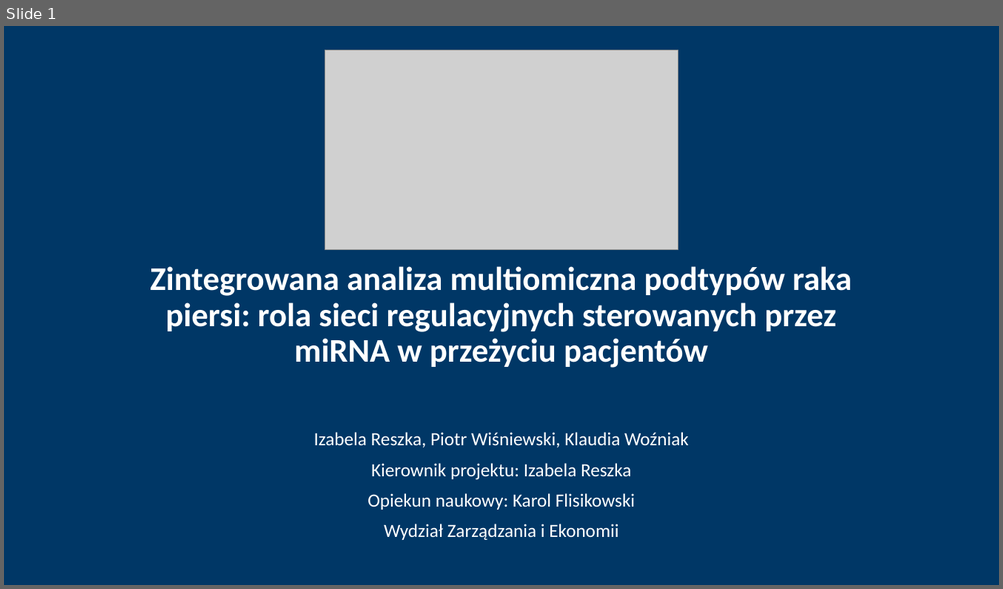
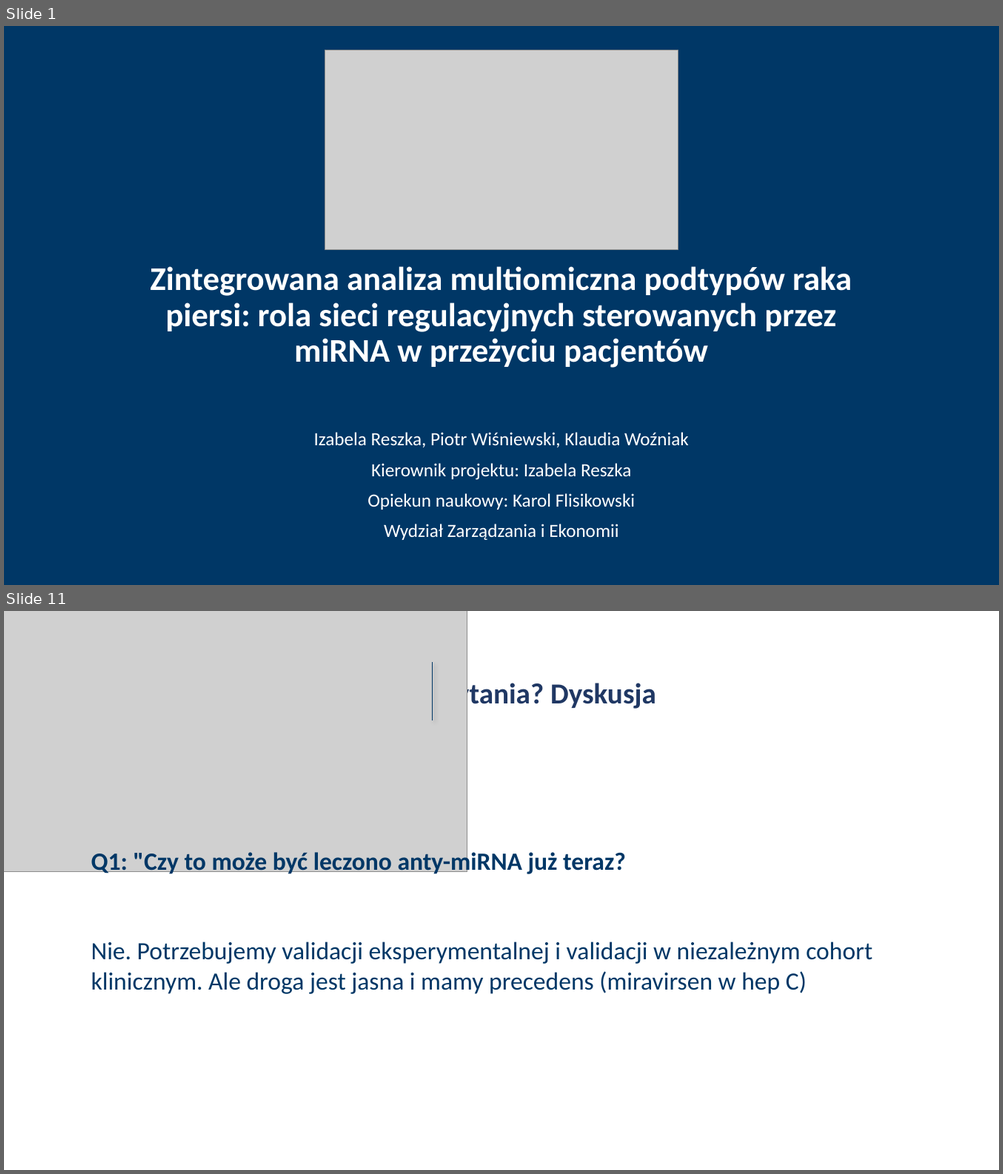
Before and after one commit to iZabela0001/Projekt_badawczy, a slide deck: pisanie_artykulu+prezentacja/Prezentacja.pptx. Shown one above the other, each under a label of ours: slide 1 before the commit, slides 1 and 11 after it; the slides between them are not shown. The pictures are 1003x589 and 1003x1174 pixels, drawn with LibreOffice and Linux fonts; fonts in the diff are those of the drawing; grey boxes stand for pictures. Boxes give left, top, right and bottom in pixels: in the first picture for what was removed or moved away, otherwise in the second. Text is boxed around its words. In the diff, an @@ line names an element or a change of style, - is before the commit and + after.

```diff
--- a/pisanie_artykulu+prezentacja/Prezentacja.pptx
+++ b/pisanie_artykulu+prezentacja/Prezentacja.pptx
@@ slide 11 added at (4, 611, 999, 1170), background #FFFFFF @@
@@ picture added at (4, 611, 467, 872) @@
@@ line added from (432, 663) to (432, 721), #003766 0.5 pt @@
@@ title added at (440, 679, 656, 711), 28 pt, text #203864, bold @@
+Pytania? Dyskusja
@@ text added at (91, 850, 872, 994), 24 pt, text #003766 @@
+Q1: "Czy to może być leczono anty-miRNA już teraz?
+Nie. Potrzebujemy validacji eksperymentalnej i validacji w niezależnym cohort klinicznym. Ale droga jest jasna i mamy precedens (miravirsen w hep C)
```
Also in this commit, not shown: 6 slides changed, 6 other slides added.
